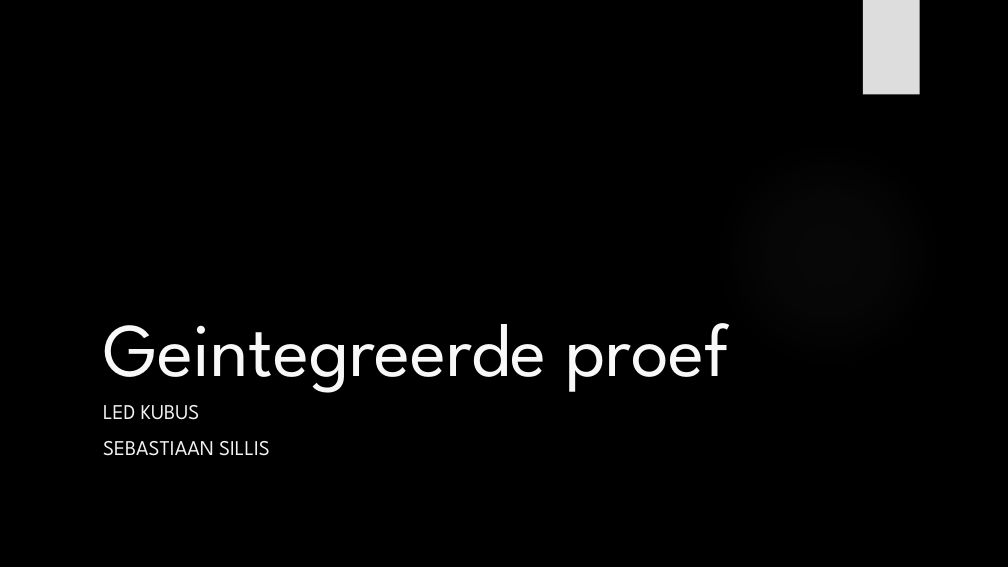
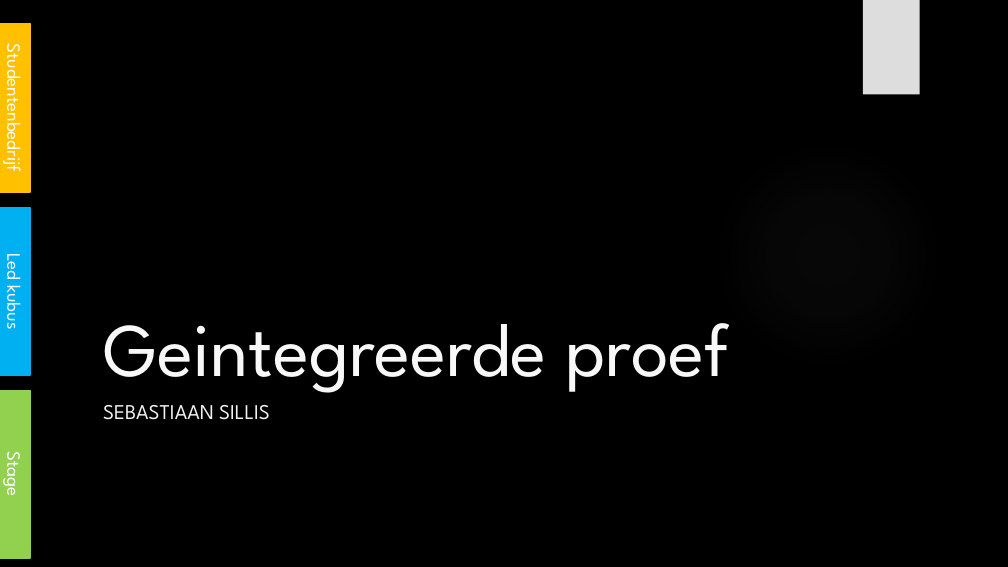
Before and after one commit to its-3ncrypt/Led_Cube_arduino, a slide deck: slide 1 of _Administratie/Presentatie GIP.pptx. Drawn at 1008x567 pixels with LibreOffice and Linux fonts; fonts in the diff are those of the drawing; background and template pictures are left out. Boxes give left, top, right and bottom in pixels: in the first picture for what was removed or moved away, otherwise in the second. Text is boxed around its words. In the diff, an @@ line names an element or a change of style, - is before the commit and + after.

```diff
--- a/_Administratie/Presentatie GIP.pptx
+++ b/_Administratie/Presentatie GIP.pptx
@@ rectangle added at (0, 24, 30, 192), fill #FFC000, outline #FFC000 1.5 pt, 18 pt, text #FFFFFF @@
+Studentenbedrijf
@@ rectangle added at (0, 208, 30, 375), fill #00B0F0, outline #00B0F0 1.5 pt, 18 pt, text #FFFFFF @@
+Led kubus
@@ rectangle added at (0, 391, 30, 558), fill #92D050, outline #92D050 1.5 pt, 18 pt, text #FFFFFF @@
+Stage
@@ subtitle at (103, 405, 200, 420): paragraph removed @@
-LED KUBUS
```
Also in this commit, not shown: 1 other slide changed, 3 slides added, 2 slides removed, 3 other files.
